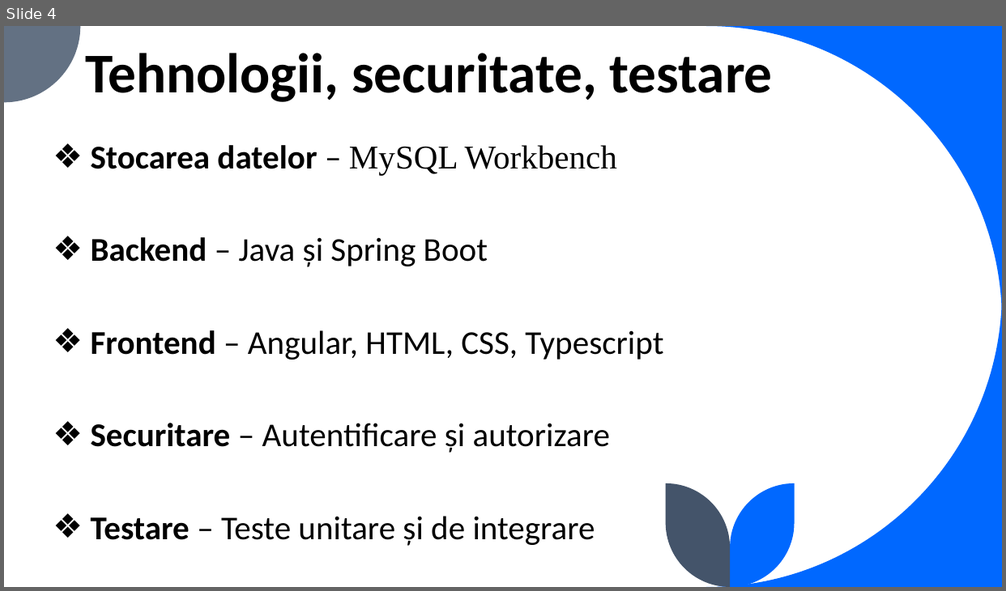
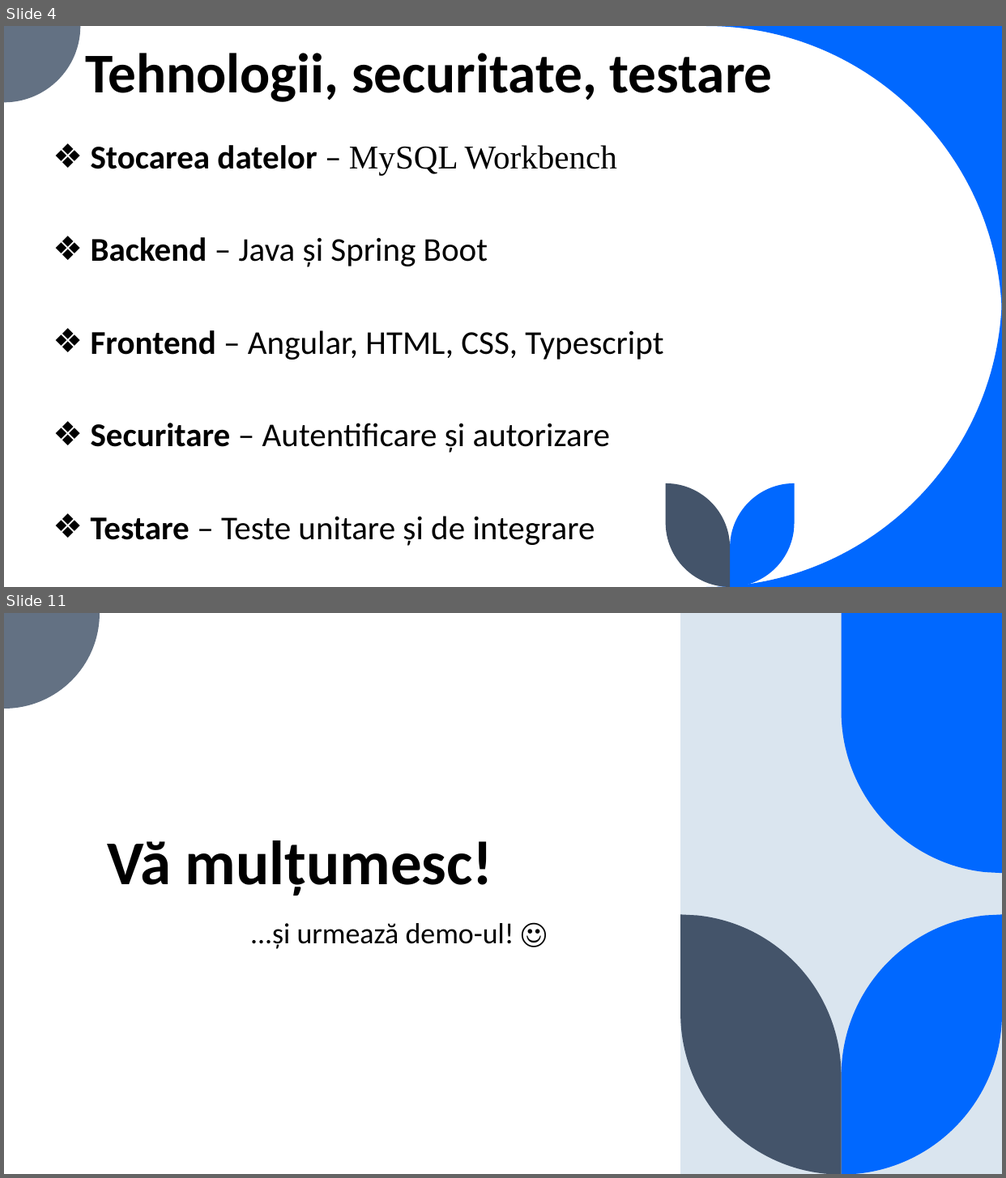
Before and after one commit to ruxiii/Licenta, a slide deck: documentatie/Licenta.pptx. Shown one above the other, each under a label of ours: slide 4 before the commit, slides 4 and 11 after it; the slides between them are not shown. The pictures are 1006x591 and 1006x1178 pixels, drawn with LibreOffice and Linux fonts; fonts in the diff are those of the drawing. Boxes give left, top, right and bottom in pixels: in the first picture for what was removed or moved away, otherwise in the second. Text is boxed around its words. In the diff, an @@ line names an element or a change of style, - is before the commit and + after.

```diff
--- a/documentatie/Licenta.pptx
+++ b/documentatie/Licenta.pptx
@@ slide 11 added at (x1=4, y1=613, x2=1002, y2=1174), background #FFFFFF @@
@@ group added at (x1=4, y1=613, x2=1002, y2=1174): 4 freeform shapes, 1 rectangle @@
@@ title added at (x1=107, y1=841, x2=493, y2=896), 60 pt, text #000000, bold @@
+Vă mulțumesc!
@@ subtitle added at (x1=250, y1=923, x2=514, y2=949), 28 pt, text #000000 @@
+...și urmează demo-ul! ☺
```
Also in this commit, not shown: 1 slide changed, 6 other slides added, 1 slide removed.
